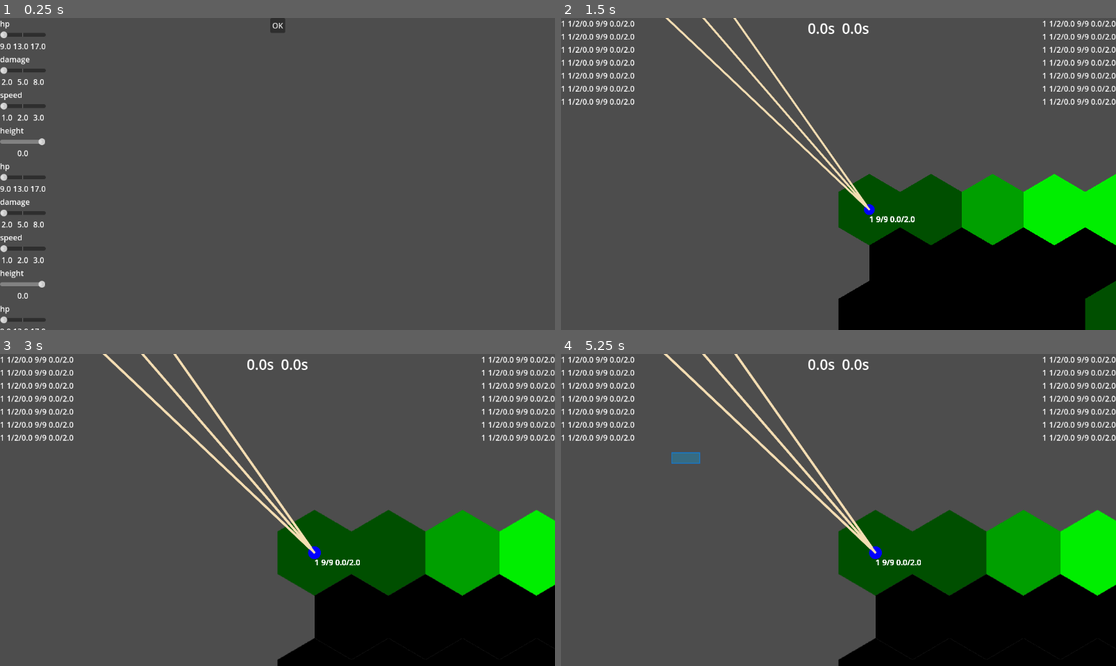
Above: before the commit, frames 1-4 (two rows, left to right).
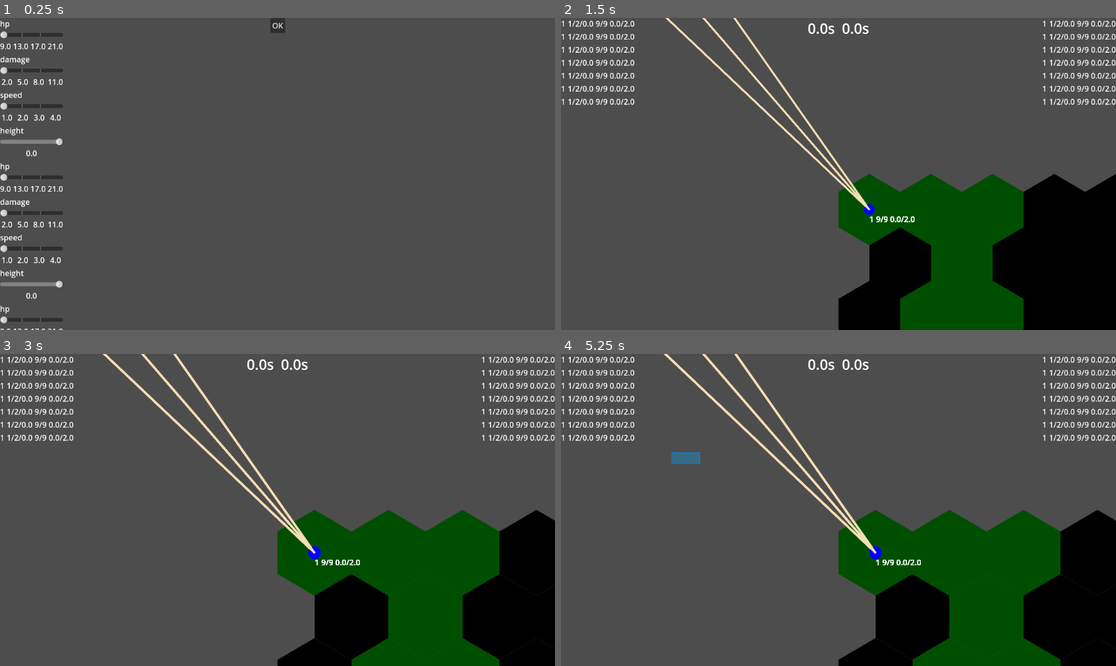
Above: after the commit, the same moments.

Repository: bendo-afk/rts2
Game: Godot game, scene res://scenes/unit_pick_screen.tscn
Two runs of this game, one before a commit and one after it. Both use one fixed random seed, a clock stepped at 60 frames per second and the inputs below. This scene is started directly instead of the project's main scene.
Inputs (mouse positions are in pixels of both pictures, inside the frame that each line leads up to):
- Up to frame 1 (0.25 s): no input
- Up to frame 2 (1.5 s): click "OK" at 0.5 s; move the mouse to (960, 158) at 1.27 s; hold Middle mouse button (grab_camera) from 1.28 s (still down); click (960, 158) at 1.42 s
- Up to frame 3 (3 s): release Middle mouse button (grab_camera) at 2 s; tap Enter at 2 s; drag from (166, 525) to (249, 572) at 2.02 s; move the mouse to (333, 441) at 2.77 s; hold Mouse wheel up (zoom_in) from 2.78 s (still down); click (333, 441) at 2.92 s
- Up to frame 4 (5.25 s): release Mouse wheel up (zoom_in) at 3.5 s; tap Space at 3.5 s; drag from (810, 572) to (672, 463) at 3.52 s; move the mouse to (1005, 556) at 4.27 s; hold Middle mouse button (grab_camera) 4.28-5 s; click (1005, 556) at 4.42 s; tap Enter at 5 s; drag from (672, 463) to (755, 432) at 5.02 s

The runs differ from the first frame. In frame 1, 0.7% of the frame differs, in the area x 3-12%, y 4-100%; in frame 2, 10%, in the area x 61-100%, y 49-100%; in frame 3, 9.2%; in frame 4, 9.2%.

Commit message:
implemented reflextion of match rule to world node

Diff:
--- a/project.godot
+++ b/project.godot
@@ -13,6 +13,7 @@
 config/name="rts2"
 run/main_scene="uid://csun7mfp03fq5"
 config/features=PackedStringArray("4.5", "GL Compatibility")
+run/max_fps=60
 config/icon="res://icon.svg"
 
 [debug]
--- a/resources/damage_def.tres
+++ b/resources/damage_def.tres
@@ -8,4 +8,5 @@
 min_value = 2.0
 step = 3.0
 count = 3
+trade_off = true
 metadata/_custom_type_script = "uid://qrg0jjlw1s8h"
--- a/resources/hp_def.tres
+++ b/resources/hp_def.tres
@@ -8,4 +8,5 @@
 min_value = 9.0
 step = 4.0
 count = 3
+trade_off = true
 metadata/_custom_type_script = "uid://qrg0jjlw1s8h"
--- a/resources/speed_def.tres
+++ b/resources/speed_def.tres
@@ -8,4 +8,5 @@
 min_value = 1.0
 step = 1.0
 count = 3
+trade_off = true
 metadata/_custom_type_script = "uid://qrg0jjlw1s8h"
--- a/scenes/world.tscn
+++ b/scenes/world.tscn
@@ -16,11 +16,10 @@
 [node name="World" type="Node2D"]
 script = ExtResource("1_nnsk1")
 unit_scene = ExtResource("2_w7kh3")
+map_scene = ExtResource("2_rwgxs")
 
 [node name="Teams" type="Node" parent="."]
 script = ExtResource("2_7r4gi")
-
-[node name="TileMapLayer" parent="." instance=ExtResource("2_rwgxs")]
 
 [node name="HeightSystem" type="Node" parent="."]
 script = ExtResource("3_4wyf3")
--- a/scripts/move_comp.gd
+++ b/scripts/move_comp.gd
@@ -20,12 +20,3 @@
 func complete_move() -> void:
 	moving_weight = 0
 	move_completed.emit()
-
-func height_diff_to_speed(height_diff: int) -> float:
-	if height_diff == 0:
-		return 1
-	elif height_diff == 1:
-		return 2.0/3
-	elif height_diff <= -1:
-		return 3.0/2
-	return 10
--- a/scripts/move_system.gd
+++ b/scripts/move_system.gd
@@ -4,6 +4,7 @@
 var map: TileMapLayer
 var teams: Node
 
+var diff_to_speed: ConversionRule
 
 func physics(delta: float) -> void:
 	for u in units:
@@ -21,6 +22,6 @@
 	var from_height := map.get_cell_source_id(path_2i[0])
 	var to_height := map.get_cell_source_id(path_2i[1])
 	var height_diff := to_height - from_height
-	var speed_multiplier: float = unit.move_comp.height_diff_to_speed(height_diff)
+	var speed_multiplier: float = diff_to_speed.convert(height_diff)
 
 	unit.move_comp.move_to_next(from_pos, to_pos, speed_multiplier, delta)
--- a/scripts/score_system.gd
+++ b/scripts/score_system.gd
@@ -4,9 +4,10 @@
 var map: TileMapLayer
 var teams: Node
 
-var max_left_time := 10.0
-var max_count := 3
+var score_interval := 10.0
+var score_kaisuu := 3
 var base_point := 10.0
+var dist2pena: ConversionRule
 
 var tiles: Array[EffectiveTile]
 
@@ -21,8 +22,8 @@
 	var eff_tile := EffectiveTile.new()
 	eff_tile.team = team
 	eff_tile.tile = tile
-	eff_tile.left_time = max_left_time
-	eff_tile.count = max_count
+	eff_tile.left_time = score_interval
+	eff_tile.count = score_kaisuu
 	eff_tile.frame_created = Engine.get_physics_frames()
 	tiles.append(eff_tile)
 
@@ -47,7 +48,7 @@
 	if ef_t.count == 0:
 		tiles.remove_at(index)
 	else:
-		ef_t.left_time = max_left_time
+		ef_t.left_time = score_interval
 
 func calc_score(ef_t: EffectiveTile) -> float:
 	var penalty := 0.0
@@ -57,7 +58,7 @@
 		if t.team == ef_t.team:
 			var dist := calc_dist(ef_t.tile, t.tile)
 			if dist != 0:
-				penalty += 2.0 / dist
+				penalty += dist2pena.convert(dist)
 			else:
 				return 0
 	return max(base_point - penalty, 0)
--- a/scripts/tile_map_layer.gd
+++ b/scripts/tile_map_layer.gd
@@ -1,10 +1,11 @@
 extends TileMapLayer
 
 const MIN := 0
+
 var hsize: int = 128
 var vsize: int = 148
+
 var max_height := 4
-
 var n_x := 19
 var n_y := 19
 var map_mode := CustomEnums.MapSymmetry.LINE
@@ -18,7 +19,7 @@
 
 @onready var astar: AStar2D = AStar2D.new()
 
-func _ready() -> void:
+func setup() -> void:
 	tile_set = make_tileset()
 	setup_map()
 	setup_astar()
--- a/scripts/unattatched/conversion_rule.gd
+++ b/scripts/unattatched/conversion_rule.gd
@@ -5,3 +5,6 @@
 @export var growth: float
 @export var exponent: float
 # base + growth * (value ^ exponent)
+
+func convert(value: float) -> float:
+	return base + growth * (value ** exponent)
--- a/scripts/unattatched/match_rule.gd
+++ b/scripts/unattatched/match_rule.gd
@@ -5,21 +5,21 @@
 # about units
 var n_unit: int = 7
 
-var parameter_count: int = 3
+var parameter_count: int = 4
 
 var hp_def := preload("res://resources/hp_def.tres")
 var damage_def := preload("res://resources/damage_def.tres")
 var speed_def := preload("res://resources/speed_def.tres")
 var height_def := preload("res://resources/height_def.tres")
 
-
 var speed_to_traverse := preload("res://resources/speed2traverse.tres")
 var damage_to_reload := preload("res://resources/damage2reload.tres")
 
 # map
-var max_height: int = 5
+var max_height: int = 4
 var n_x: int = 20
 var n_y: int = 20
+var map_mode := CustomEnums.MapSymmetry.POINT
 
 # system
 var angle_margin: float = 0.1
@@ -32,6 +32,13 @@
 var height_action_time: float = 1
 
 var score_interval: float = 9
-var socre_kaisuu: int = 3
+var score_kaisuu: int = 3
 var score_base: float = 10
 var dist_to_penalty := preload("res://resources/dist2penalty.tres")
+
+
+func setup() -> void:
+	var arr := [hp_def, damage_def, speed_def]
+	for a: ParameterDef in arr:
+		if a.trade_off:
+			a.count = parameter_count
--- a/scripts/unit.gd
+++ b/scripts/unit.gd
@@ -28,15 +28,17 @@
 	move_comp.move_completed.connect(_on_move_completed)
 
 
-func setup(hp: int, damage: int, speed: int, height: float, pos: Vector2) -> void:
+func setup(hp: int, damage: int, speed: int, height: float, pos: Vector2, dam2rel: ConversionRule, spe2tra: ConversionRule, angle_margin: float) -> void:
 	hp_comp.max_hp = hp
 	hp_comp.hp = hp
 	attack_comp.damage = damage
-	attack_comp.max_reload_time = damage
-	attack_comp.traverse_speed = speed
+	attack_comp.max_reload_time = dam2rel.convert(damage)
+	attack_comp.traverse_speed = spe2tra.convert(speed)
+	attack_comp.angle_margin = angle_margin
 	move_comp.speed = speed
 	vision_comp.height = height
 	position = pos
+
 
 func _on_move_completed() -> void:
 	remove_path(0)
--- a/scripts/unit_pick_screen.gd
+++ b/scripts/unit_pick_screen.gd
@@ -7,8 +7,10 @@
 @onready var units_container := $UnitsContainer
 @onready var ok_button := $OKButton
 
+
 func _ready() -> void:
 	match_rule = MatchRule.new()
+	match_rule.setup()
 	setup()
 
 	ok_button.pressed.connect(go_battle)
@@ -31,5 +33,7 @@
 	get_tree().current_scene = battle
 	node_a.call_deferred("free")
 
+	battle.world.match_rule = match_rule
+
 	var ally_params: Array = units_container.get_units_params()
 	battle.setup(ally_params, ally_params)
--- a/scripts/world.gd
+++ b/scripts/world.gd
@@ -2,10 +2,13 @@
 class_name World
 
 var units: Array[Unit]
+var map: TileMapLayer
+
+var match_rule: MatchRule
 
 @export var unit_scene: PackedScene
+@export var map_scene: PackedScene
 
-@onready var map := $TileMapLayer
 @onready var teams := $Teams
 
 @onready var height_system := $HeightSystem
@@ -19,15 +22,13 @@
 
 
 func setup(ally_params: Array[Dictionary], enemy_params: Array[Dictionary]) -> void:
+	setup_map()
+
 	setup_units(ally_params, teams.ally)
 	setup_units(enemy_params, teams.enemy)
 
-	var childs := get_children(false)
-	for c in childs:
-		if c is System:
-			c.units = units
-			c.map = map
-			c.teams = teams
+	setup_systems()
+
 	ex_con.units = units
 	ex_con.map = map
 	ex_con.teams = teams
@@ -63,10 +64,67 @@
 	unit.height_request.connect(height_system.try_start)
 	unit.team = team
 	var tile := Vector2i(0,0) if team == teams.ally else Vector2i(map.n_x - 1, map.n_y - 1)
-	unit.setup(param_dict["hp"], param_dict["damage"], param_dict["speed"], param_dict["height"], map.map_to_local(tile))
+	unit.setup(param_dict["hp"],
+			param_dict["damage"],
+			param_dict["speed"],
+			param_dict["height"],
+			map.map_to_local(tile),
+			match_rule.damage_to_reload,
+			match_rule.speed_to_traverse,
+			match_rule.angle_margin)
 	unit.tree_exiting.connect(remove_unit.bind(unit))
 	units.append(unit)
 
 
 func remove_unit(u: Unit) -> void:
 	units.erase(u)
+
+
+func setup_map() -> void:
+	map = map_scene.instantiate()
+	add_child(map)
+
+	map.max_height = match_rule.max_height
+	map.n_x = match_rule.n_x
+	map.n_y = match_rule.n_y
+	map.map_mode = match_rule.map_mode
+
+	map.setup()
+
+
+func setup_systems() -> void:
+	var childs := get_children(false)
+	for c in childs:
+		if c is System:
+			c.units = units
+			c.map = map
+			c.teams = teams
+
+	setup_move()
+	setup_vision()
+	setup_height()
+	setup_score()
+
+
+func setup_move() -> void:
+	move_system.diff_to_speed = match_rule.height_diff_to_speed
+
+
+func setup_vision() -> void:
+	vision_system.margin_s = match_rule.s_margin
+	vision_system.margin_l = match_rule.l_margin
+
+
+func setup_height() -> void:
+	for t in teams.get_children(false):
+		t.max_height_cd = match_rule.height_cd
+
+	for u in units:
+		u.height_action_comp.max_timer = match_rule.height_action_time
+
+
+func setup_score() -> void:
+	score_system.score_interval = match_rule.score_interval
+	score_system.score_kaisuu = match_rule.score_kaisuu
+	score_system.base_point = match_rule.score_base
+	score_system.dist2pena = match_rule.dist_to_penalty
